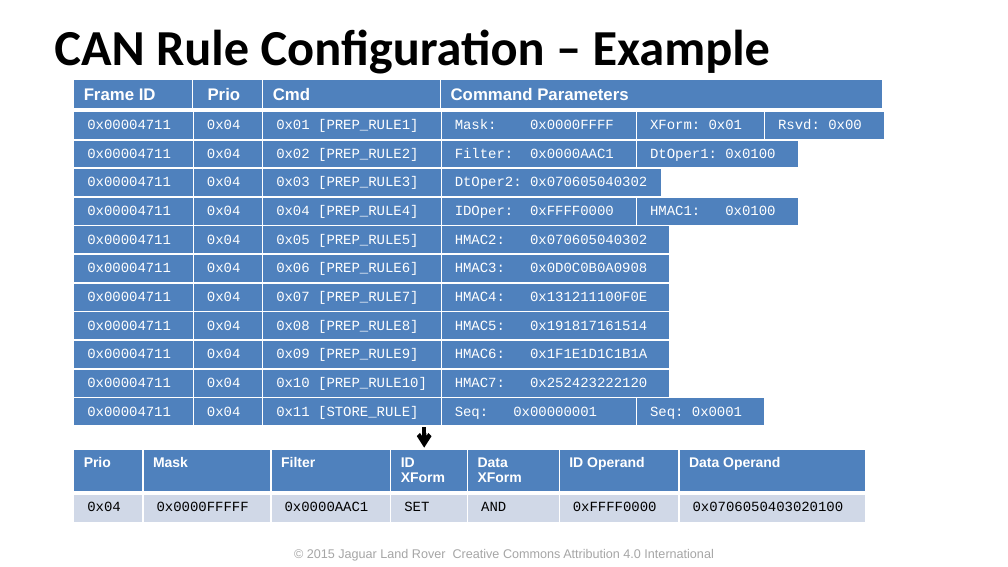
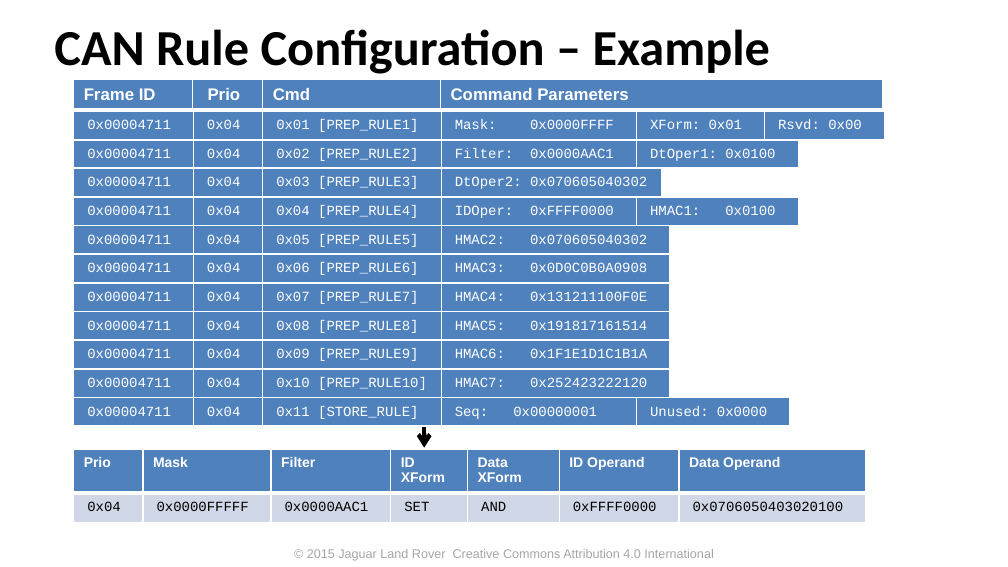
Before and after one commit to PDXostc/canfw, a slide deck: slide 21 of doc/CAN Firewall.pptx. Drawn at 1008x567 pixels with LibreOffice and Linux fonts; fonts in the diff are those of the drawing; background and template pictures are left out. Boxes give left, top, right and bottom in pixels: in the first picture for what was removed or moved away, otherwise in the second. Text is boxed around its words. In the diff, an @@ line names an element or a change of style, - is before the commit and + after.

```diff
--- a/doc/CAN Firewall.pptx
+++ b/doc/CAN Firewall.pptx
@@ table at <box>74,398,790,427</box> @@
-row 1, column 5: Seq: 0x0001
+row 1, column 5: Unused: 0x0000
@@ table: place and size @@
-table at <box>74,398,765,427</box>
+table at <box>74,398,790,427</box>
```
Also in this commit, not shown: 1 other slide changed, 1 other file.
